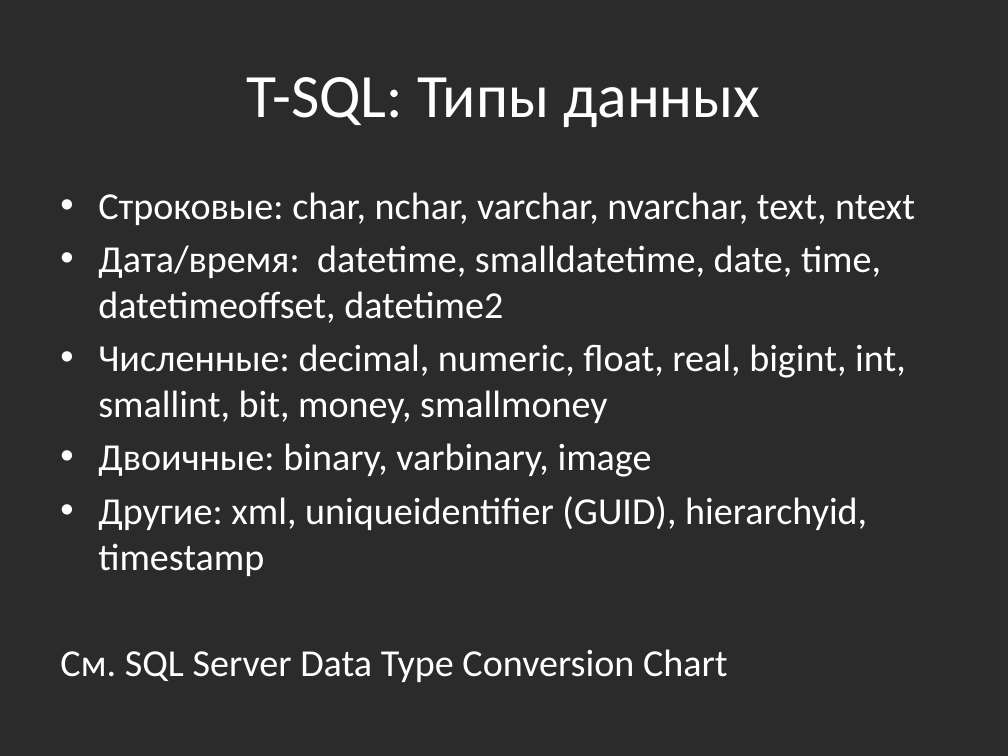
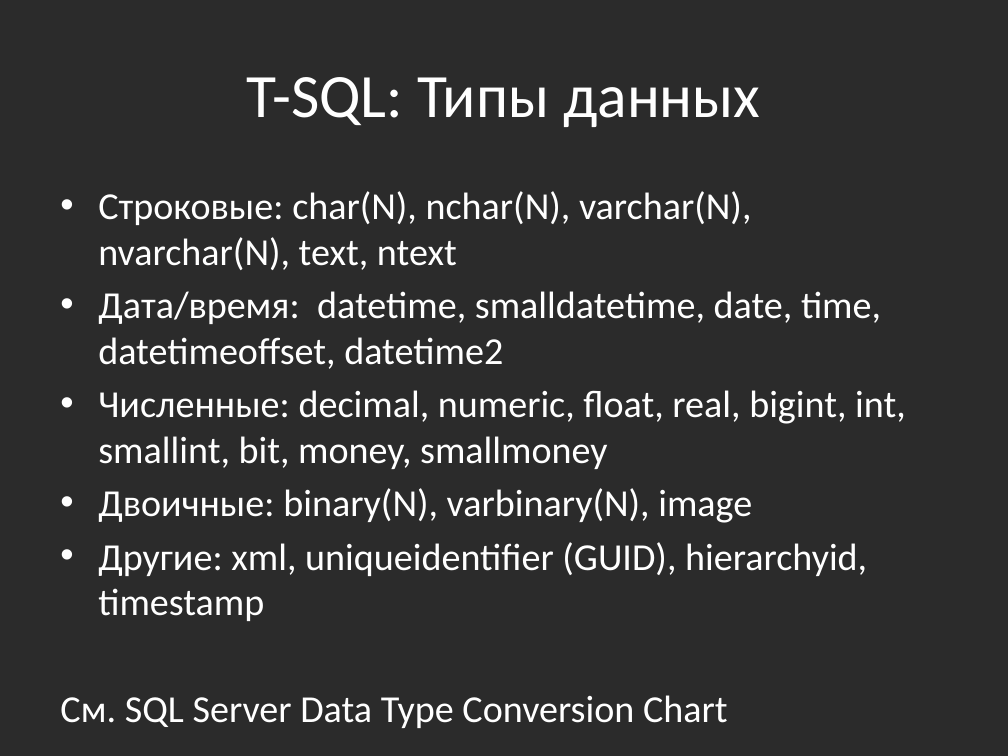
Before and after one commit to bazile/Training, a slide deck: slide 16 of Presentation/lesson-09-sql.pptx. Drawn at 1008x756 pixels with LibreOffice and Linux fonts; fonts in the diff are those of the drawing; background and template pictures are left out; a plain dark background stands for a picture behind light text. Boxes give left, top, right and bottom in pixels: in the first picture for what was removed or moved away, otherwise in the second. Text is boxed around its words. In the diff, an @@ line names an element or a change of style, - is before the commit and + after.

```diff
--- a/Presentation/lesson-09-sql.pptx
+++ b/Presentation/lesson-09-sql.pptx
@@ text at [98, 191, 752, 270]: text changed @@
-• Строковые: char, nchar, varchar, nvarchar, text, ntext
+• Строковые: char(N), nchar(N), varchar(N), nvarchar(N), text, ntext
@@ text at [98, 488, 752, 523]: text changed @@
-• Двоичные: binary, varbinary, image
+• Двоичные: binary(N), varbinary(N), image
```
Also in this commit, not shown: 1 other file.
